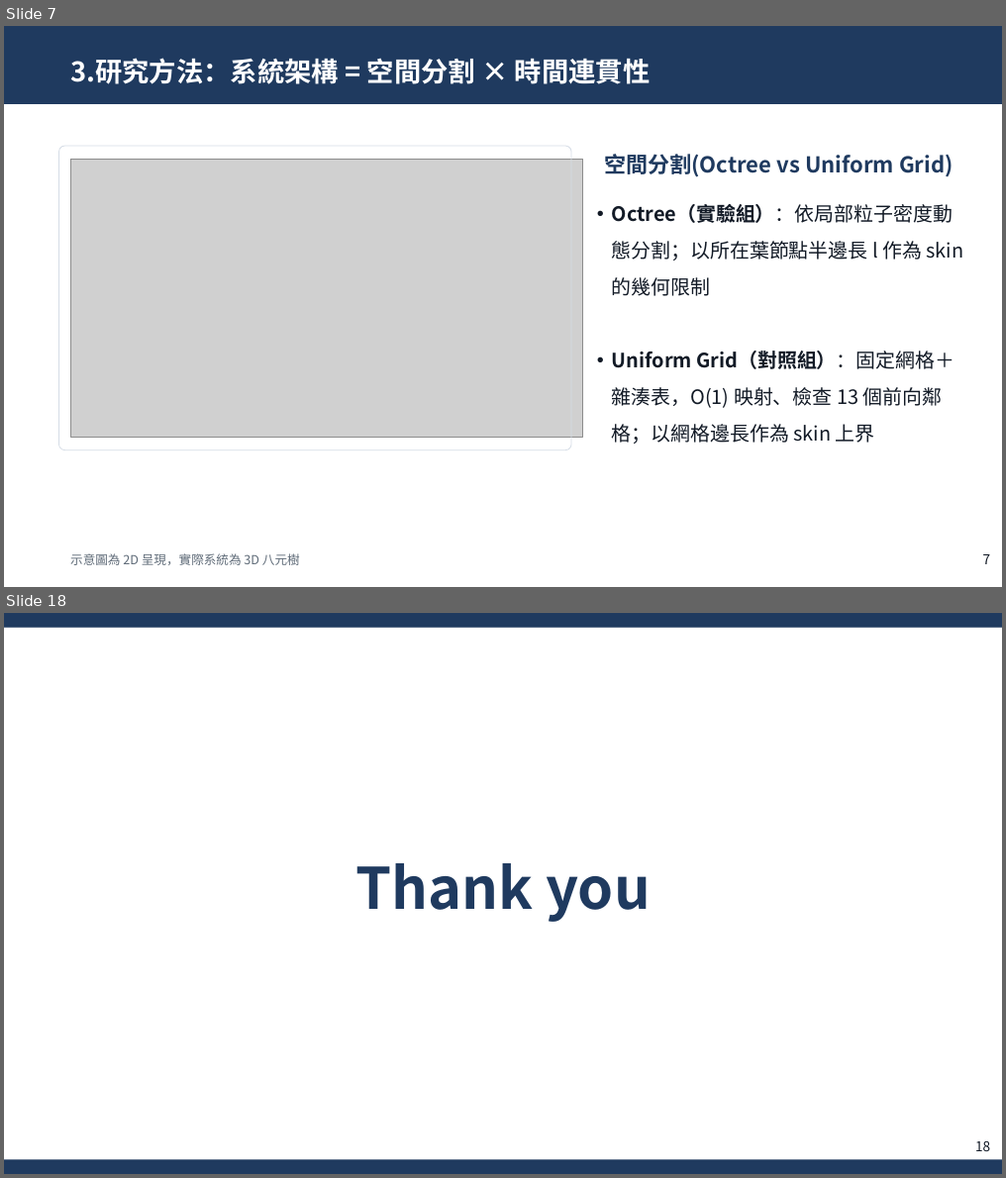
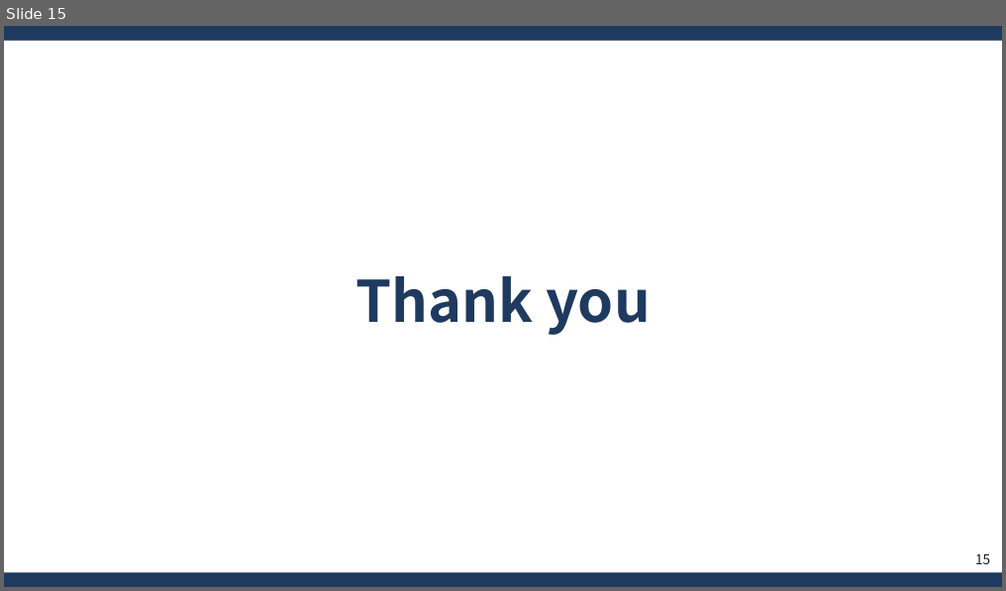
Before and after one commit to JasonYangCKSH/nbody_initial_project, a slide deck: 專題競賽/2. 口頭簡報/專題成果簡報.pptx. Shown one above the other, each under a label of ours: slides 7 and 18 before the commit, slide 15 after it; the slides between them are not shown. The pictures are 1006x1178 and 1006x591 pixels, drawn with LibreOffice and Linux fonts; fonts in the diff are those of the drawing; grey boxes stand for pictures. Boxes give left, top, right and bottom in pixels: in the first picture for what was removed or moved away, otherwise in the second. Text is boxed around its words. In the diff, an @@ line names an element or a change of style, - is before the commit and + after.

```diff
--- a/專題競賽/2. 口頭簡報/專題成果簡報.pptx
+++ b/專題競賽/2. 口頭簡報/專題成果簡報.pptx
@@ slide 7 removed at [4, 26, 1002, 587], background #FFFFFF @@
@@ rectangle removed at [4, 26, 1002, 104] @@
@@ title removed at [70, 58, 650, 84] @@
-3.研究方法：系統架構 = 空間分割 × 時間連貫性
@@ rounded rectangle removed at [58, 146, 571, 451] @@
@@ rounded rectangle removed at [70, 146, 583, 452] @@
@@ picture removed at [71, 160, 583, 437] @@
@@ text removed at [604, 154, 953, 177] @@
-空間分割(Octree vs Uniform Grid)
@@ text removed at [612, 204, 963, 444] @@
-• Octree（實驗組）：依局部粒子密度動態分割；以所在葉節點半邊長 l 作為 skin 的幾何限制
-• Uniform Grid（對照組）：固定網格＋雜湊表，O(1) 映射、檢查 13 個前向鄰格；以網格邊長作為 skin 上界
@@ text removed at [70, 554, 300, 566] @@
-示意圖為 2D 呈現，實際系統為 3D 八元樹
@@ page number removed at [983, 555, 991, 565] @@
-7
@@ what was slide 18 is now slide 15 @@
@@ page number at [975, 555, 990, 565]: text changed @@
-18
+15
```
Also in this commit, not shown: 12 slides changed, 2 slides added, 4 other slides removed.
